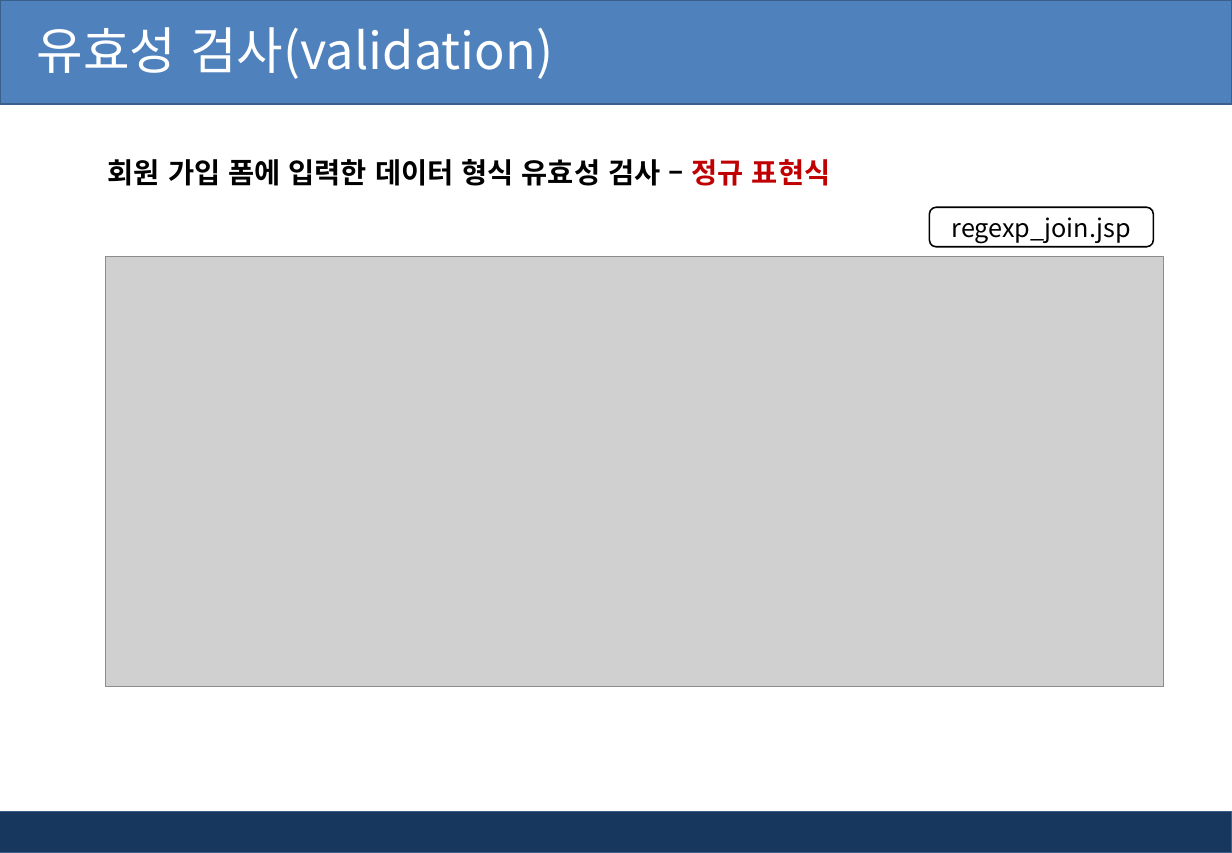
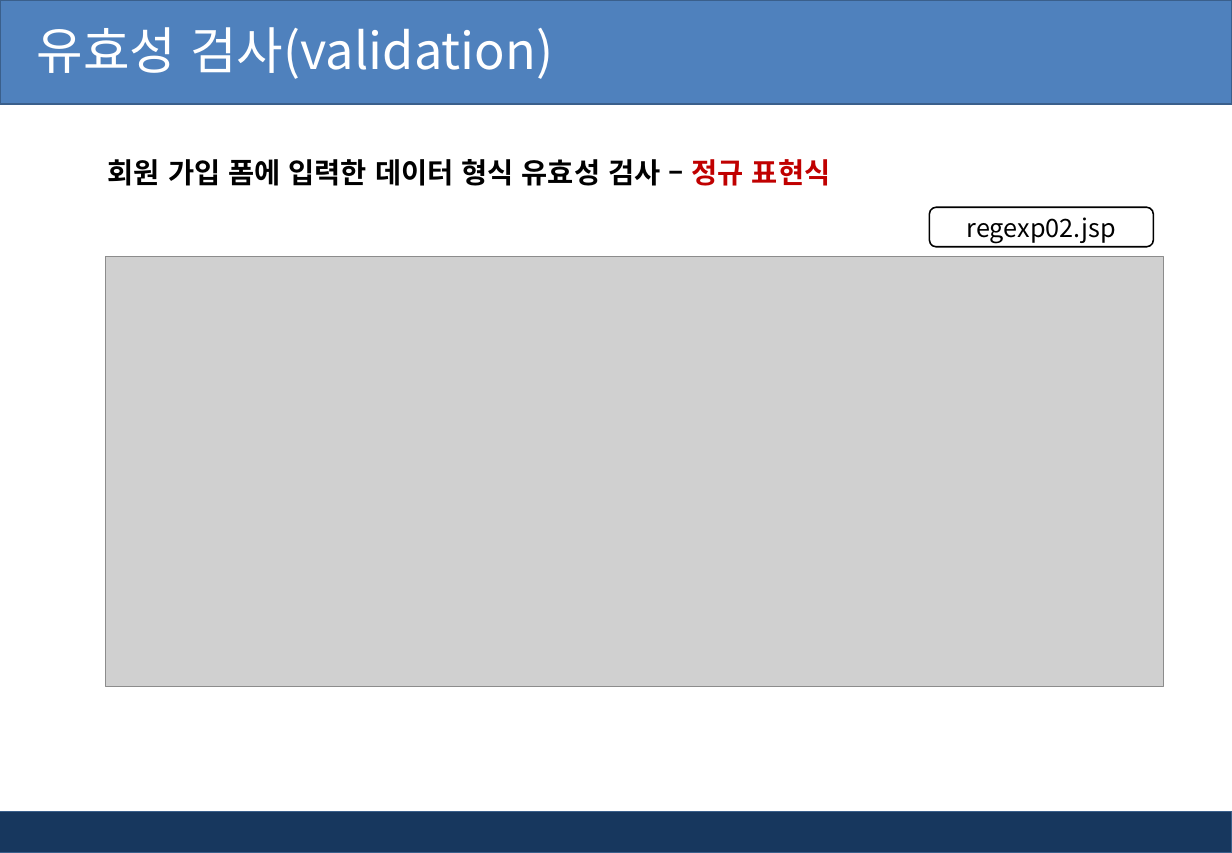
Before and after one commit to pshho/ngreen_project, a slide deck: slide 35 of jspWorks/자료/jsp_ppt/6장. jsp 유효성검사와 정규표현식.pptx. Drawn at 1232x853 pixels with LibreOffice and Linux fonts; fonts in the diff are those of the drawing; grey boxes stand for pictures; background and template pictures are left out. Boxes give left, top, right and bottom in pixels: in the first picture for what was removed or moved away, otherwise in the second. Text is boxed around its words. In the diff, an @@ line names an element or a change of style, - is before the commit and + after.

```diff
--- a/jspWorks/자료/jsp_ppt/6장. jsp 유효성검사와 정규표현식.pptx
+++ b/jspWorks/자료/jsp_ppt/6장. jsp 유효성검사와 정규표현식.pptx
@@ text in rounded rectangle at [967,217,1116,244]: text changed @@
-regexp_join.jsp
+regexp02.jsp
```
Also in this commit, not shown: 5 other slides changed, 2 slides removed, 26 other files.
